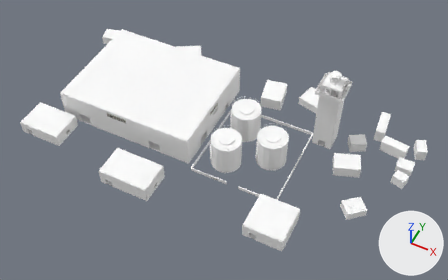
Two versions of the glTF model assets/models/buildings/north_point.glb, one commit apart.
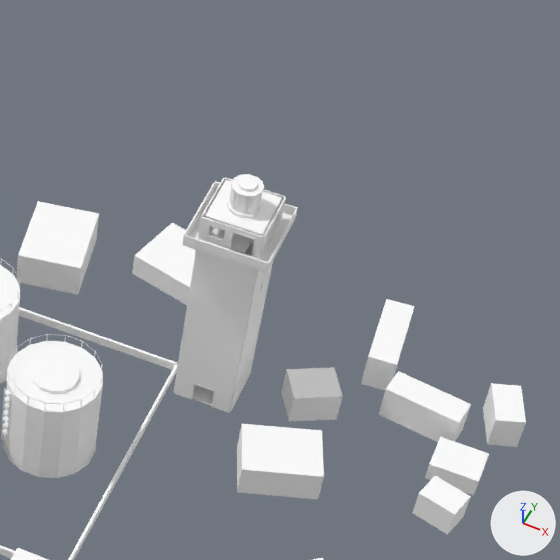
Each version is shown whole from a 50 mm lens placed at (78.5, -119.7, 150.1), pointed at (22.8, -8.1, 10.7), then close up on the part from 57% to 98% of the width and 5% to 71% of the height. The axes (+X, +Y, +Z) are drawn at lower right. The lights are the same throughout. The older version's two pictures come first. Vertices at exactly the same position are counted once.

Names of what the first close-up shows: 'north_point'.
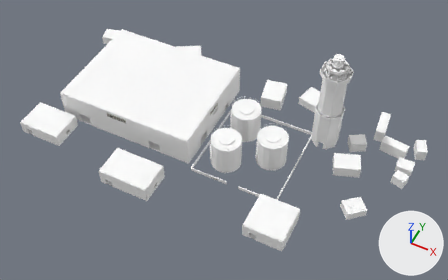
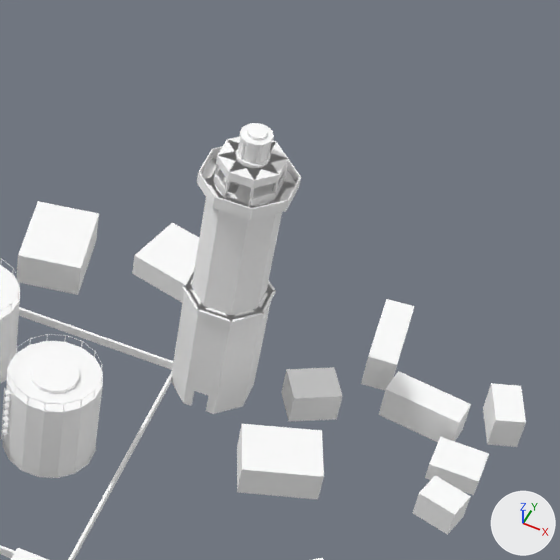
Edits to the bpy script that builds the scene:
```text
Change me_north_point:
    used by ob_north_point; location = (0.0, 0.0, 0.0)
    remove me_north_point.from_pydata(...)  # 7982 vertices, 11972 faces; spans x -43.5..78.8, y -33.2..33.4, z 1.9..30.5
    add me_north_point.from_pydata(...)  # 8346 vertices, 12716 faces; spans x -43.5..78.8, y -33.2..33.4, z 1.9..36.8
    me_north_point part 1: a new loose piece, a box spanning x 51.1..52.25, y 11.22..14.78, z 16.2..16.5, in mat_riptide_atlas
    me_north_point part 2: a new loose piece, a box spanning x 46.22..49.78, y 8.75..9.9, z 16.2..16.5, in mat_riptide_atlas
    me_north_point part 3: a new loose piece, a box spanning x 43.75..44.9, y 11.22..14.78, z 16.2..16.5, in mat_riptide_atlas
    me_north_point part 4: a new loose piece, a box spanning x 50.8..51.0, y 11.74..14.26, z 30.5..31.5, in mat_riptide_atlas
    me_north_point part 5: the loose piece of 8 vertices spanning x 48.7..48.8, y 11.7..11.8, z 27.9..29.9 is scaled about its middle by (2.31, 2.31, 0.65), then moved by (0.5, -1.6, 3.2)
    me_north_point part 6: a new loose piece, a box spanning x 46.74..49.26, y 10.0..10.2, z 32.8..33.5, in mat_riptide_atlas
    me_north_point part 7: the loose piece of 8 vertices spanning x 47.2..47.3, y 11.7..11.8, z 27.9..29.9 is scaled about its middle by (2.31, 2.31, 0.65), then moved by (-0.5, -1.6, 3.2)
    me_north_point part 8: 19 loose pieces with 268 vertices, spanning x 43.7..52.3, y 8.7..17.3, z 2.5..30.5, are deleted
    me_north_point part 9: 2 vertices moved from x 44.8, y 14.2, z 8.7..23.5 to x 44.8, y 14.2, z 16.5..23.5; 288 vertices removed from x 44.8..51.2, y 9.8..16.1, z 2.5..30.5; 840 vertices added at x 43.6..52.4, y 8.6..17.4, z 2.5..36.8
    other edits to the shape of me_north_point do not show in these pictures
```

Where the change shows, as pixel boxes (x1, y1, x2, y2) in the close-ups (560 x 560 px; the box of a moved part takes in the faces that stretch with it):
'north_point', reshaped: before (0, 174, 526, 560); after (0, 123, 526, 560)
part 1 of me_north_point, added: after (254, 288, 276, 316)
part 2 of me_north_point, added: after (197, 303, 235, 324)
part 3 of me_north_point, added: after (183, 265, 195, 290)
part 4 of me_north_point, added: after (274, 178, 284, 199)
part 5 of me_north_point, moved or reshaped: before (246, 198, 250, 214); after (250, 188, 254, 199)
part 6 of me_north_point, added: after (227, 175, 255, 188)
part 7 of me_north_point, moved or reshaped: before (232, 194, 236, 209); after (225, 180, 230, 191)
part 8 of me_north_point, deleted: before (183, 174, 298, 405)
part 9 of me_north_point, built on: before (173, 176, 286, 413); after (171, 123, 301, 414)
